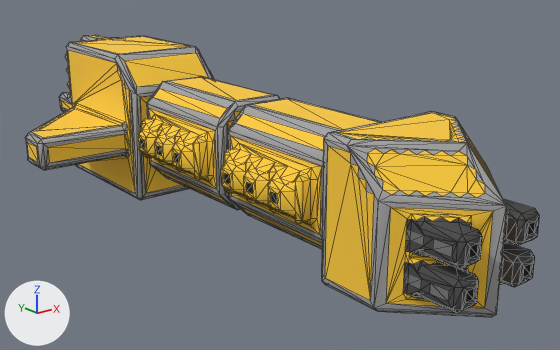
An edit to the OBJ model src/jsMain/resources/meshes/mechyrdia-3-kaiserswelt-class.obj, drawn before and after from the same camera.
The view is the same before and after, from a 50 mm camera at (-52.8, -74.9, 34.2) aimed at (3.6, -4.3, 6.0). The lights are fixed; the arrows at lower left show +X, +Y and +Z. Mesh edges are drawn as thin lines. Where no turn or scale is listed for an object, it has been applied to the vertices.

In view in the first picture: 'mechyrdia-3-kaiserswelt-class'.
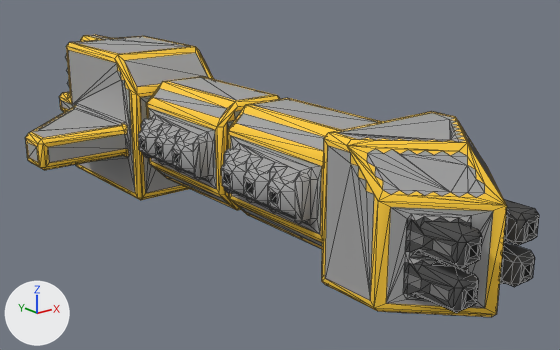
Where the change shows, as pixel boxes (x1, y1, x2, y2) in the pictures (560 x 350 px; the box of a moved part takes in the faces that stretch with it):
part 1 of me_mechyrdia_3_kaiserswelt_class, moved or reshaped
    before: (384, 150, 466, 256)
    after: (412, 129, 476, 299)
part 2 of me_mechyrdia_3_kaiserswelt_class, surface changed
    both: (25, 35, 507, 317)

What changed in the scene script:
```text
Change me_mechyrdia_3_kaiserswelt_class:
    used by ob_mechyrdia_3_kaiserswelt_class; location = (0.0, 0.0, 0.0)
    remove me_mechyrdia_3_kaiserswelt_class.from_pydata(...)  # 1904 vertices, 3521 faces; spans x -18.5..18.5, y -39.0..39.0, z 0.0..19.0
    add me_mechyrdia_3_kaiserswelt_class.from_pydata(...)  # 1907 vertices, 3516 faces; spans x -18.5..18.5, y -39.0..39.0, z 0.0..19.0
    me_mechyrdia_3_kaiserswelt_class part 1: 2 vertices moved from x 3.5..4.0, y -35.5..-35.3, z 7.5..7.7 to x 3.7..4.5, y -35.5..-34.5, z 7.5..7.7; 4 vertices removed from x -5.0..5.0, y -35.0..-30.3, z 7.2..16.2; 7 vertices added at x -5.0..7.5, y -36.3..-29.5, z 3.7..14.5
    me_mechyrdia_3_kaiserswelt_class part 2: 2856 kept faces spanning x -18.5..18.5, y -39.0..39.0, z 0.0..19.0 get new texture (UV) coordinates
```
